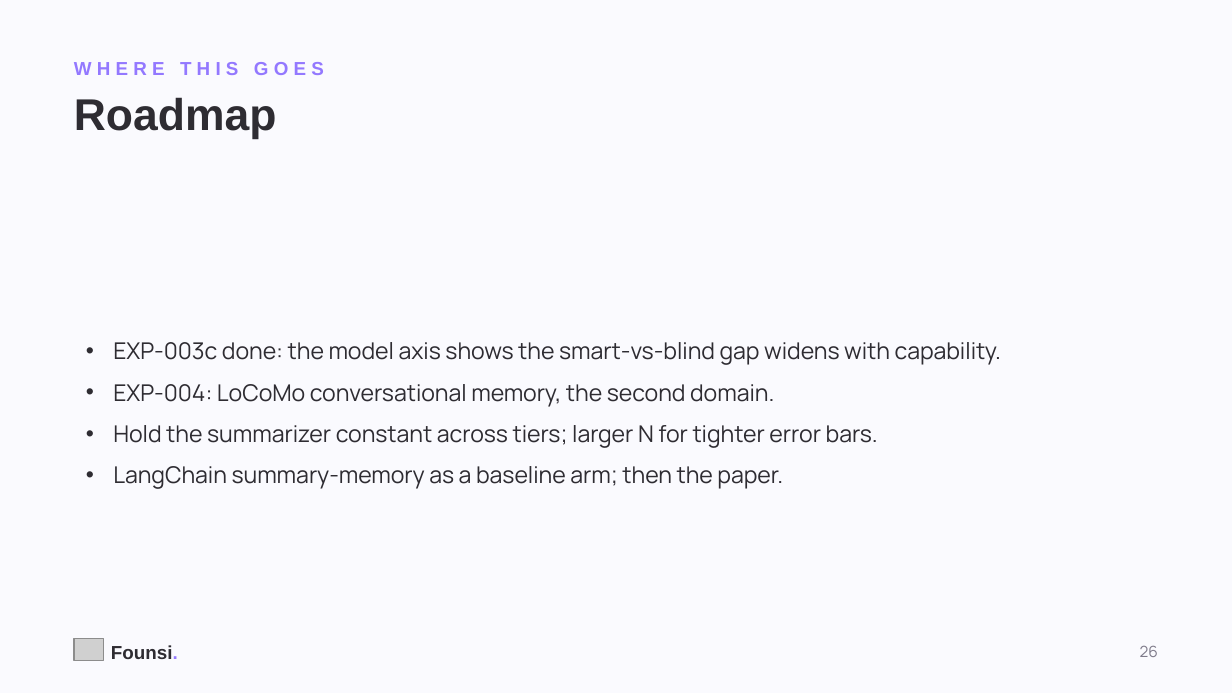
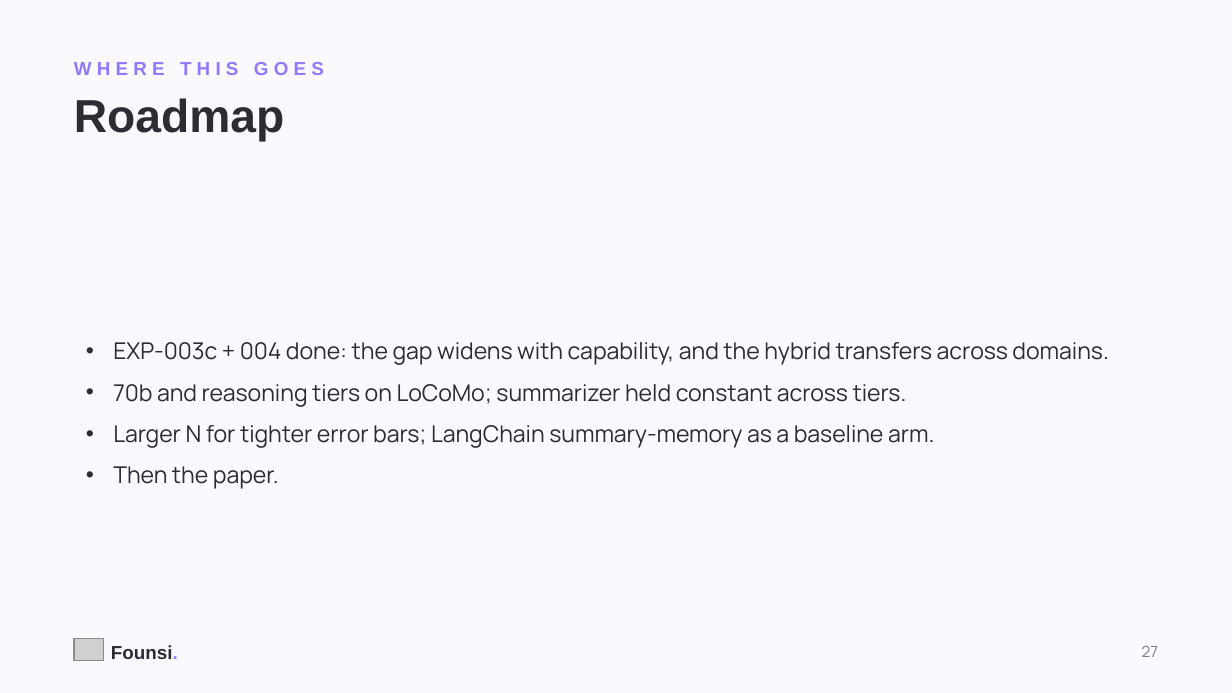
Before and after one commit to kanishkpatel1995/agent-harness, a slide deck: slide 27 of presentation/founsi-context-engineering.pptx (slide 26 before the commit). Drawn at 1232x693 pixels with LibreOffice and Linux fonts; fonts in the diff are those of the drawing; grey boxes stand for pictures. Boxes give left, top, right and bottom in pixels: in the first picture for what was removed or moved away, otherwise in the second. Text is boxed around its words. In the diff, an @@ line names an element or a change of style, - is before the commit and + after.

```diff
--- a/presentation/founsi-context-engineering.pptx
+++ b/presentation/founsi-context-engineering.pptx
@@ text "Roadmap" at (74, 98, 284, 142): size 26 to 27 pt @@
@@ text at (113, 342, 1108, 489): text changed @@
-• EXP-003c done: the model axis shows the smart-vs-blind gap widens with capability.
-• EXP-004: LoCoMo conversational memory, the second domain.
-• Hold the summarizer constant across tiers; larger N for tighter error bars.
-• LangChain summary-memory as a baseline arm; then the paper.
+• EXP-003c + 004 done: the gap widens with capability, and the hybrid transfers across domains.
+• 70b and reasoning tiers on LoCoMo; summarizer held constant across tiers.
+• Larger N for tighter error bars; LangChain summary-memory as a baseline arm.
+• Then the paper.
@@ text at (1142, 646, 1158, 657): text changed @@
-26
+27
```
Also in this commit, not shown: 2 other slides changed, 1 slide added, 7 other files.
